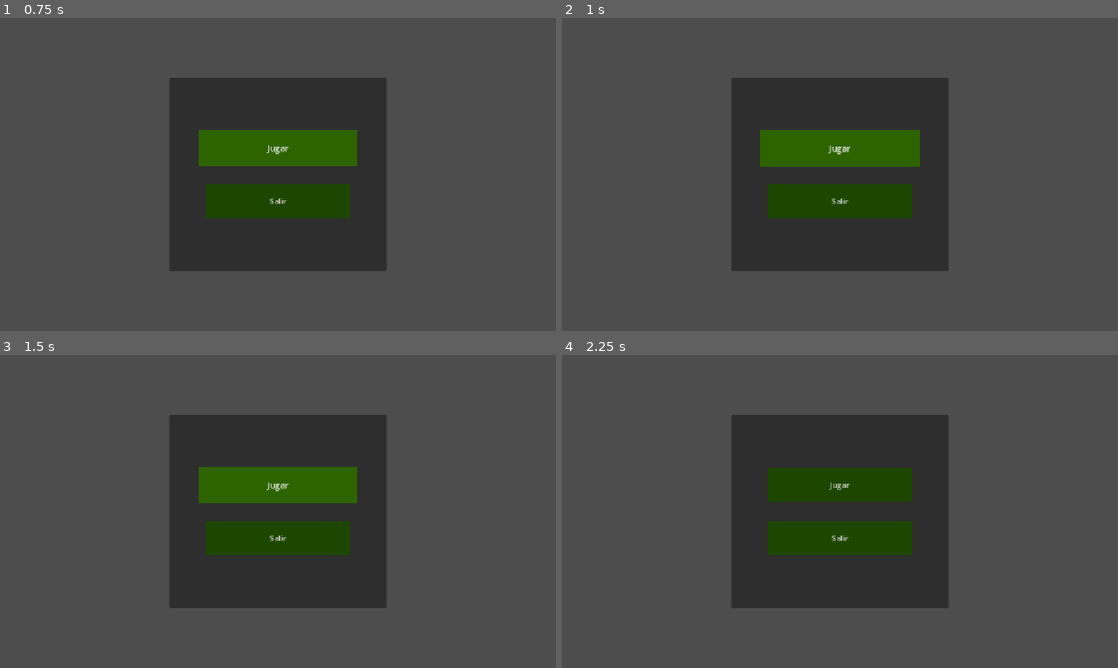
Above: before the commit, frames 1-4 (two rows, left to right).
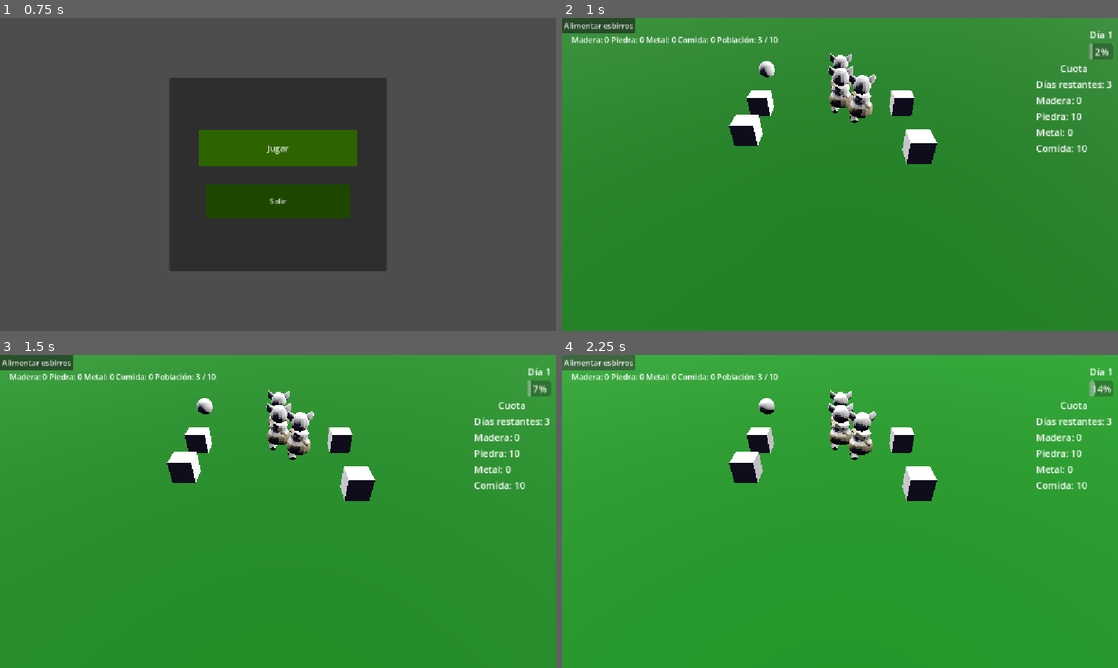
Above: after the commit, the same moments.

Repository: GonzaloDP/Proto-team-2
Game: Godot game, scene res://Escenas/Main_Menu.tscn
Same seed, same stepped clock (60 frames per second), same inputs: the game is played once before the commit and once after it.
Inputs (mouse positions are in pixels of both pictures, inside the frame that each line leads up to):
- Up to frame 1 (0.75 s): click "Jugar" at 0.5 s
- Up to frame 2 (1 s): no input
- Up to frame 3 (1.5 s): click (278, 486) at 1.25 s, where only the run before the commit has a clickable "Jugar"
- Up to frame 4 (2.25 s): click (600, 361) at 2 s, where only the run after the commit has a clickable "Alimentar esbirros"

Frame 1 is identical in both runs. In frame 2, 100% of the frame differs, in the area x 0-100%, y 0-100%; in frame 3, 100%; in frame 4, 100%.

Commit message:
Arreglo de error de godot >:(

Diff:
--- a/proto-team-2/Escenas/Level.tscn
+++ b/proto-team-2/Escenas/Level.tscn
@@ -177,12 +177,6 @@
 [node name="RecursoUnidad" parent="NavigationRegion3D" unique_id=1902933503 instance=ExtResource("12_6tp1g")]
 transform = Transform3D(1, 0, 0, 0, 1, 0, 0, 0, 1, -4.7576337, 0.7046747, -4.8289022)
 
-[node name="EdificioReproducción" parent="NavigationRegion3D" unique_id=49299471 instance=ExtResource("13_iqjgs")]
-transform = Transform3D(1, 0, 0, 0, 1, 0, 0, 0, 1, -3.3369226, 0.6204834, 4.190024)
-
-[node name="EdificioComedor" parent="NavigationRegion3D" unique_id=652307072 instance=ExtResource("19_ofqdk")]
-transform = Transform3D(1, 0, 0, 0, 1, 0, 0, 0, 1, -2.0670872, 0.125, 7.448612)
-
 [node name="DirectionalLight3D" type="DirectionalLight3D" parent="." unique_id=48548983]
 transform = Transform3D(1, 0, 0, 0, -0.0041241967, 0.9999915, 0, -0.9999915, -0.0041241967, 0, 12.879479, 0)
 visible = false
